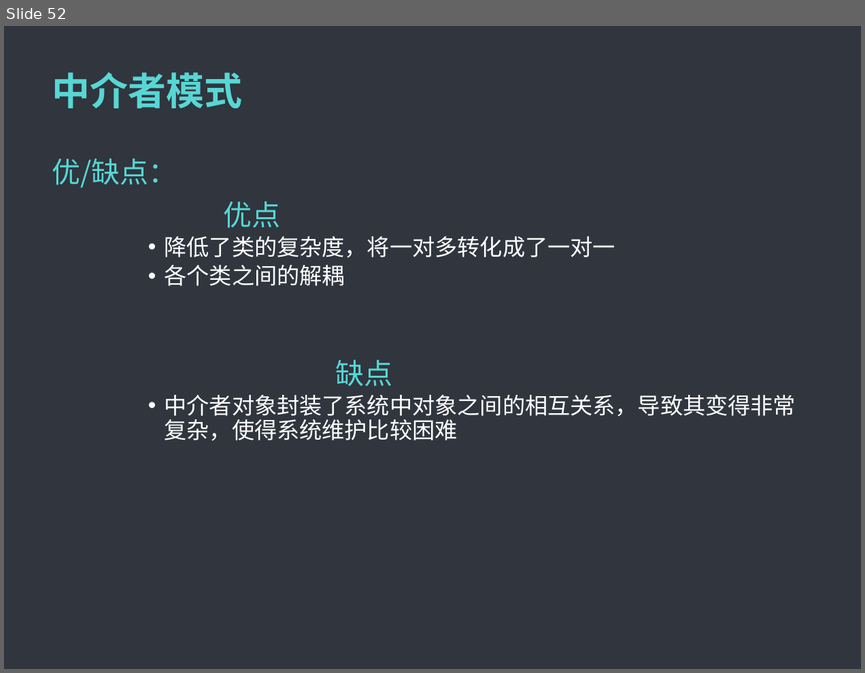
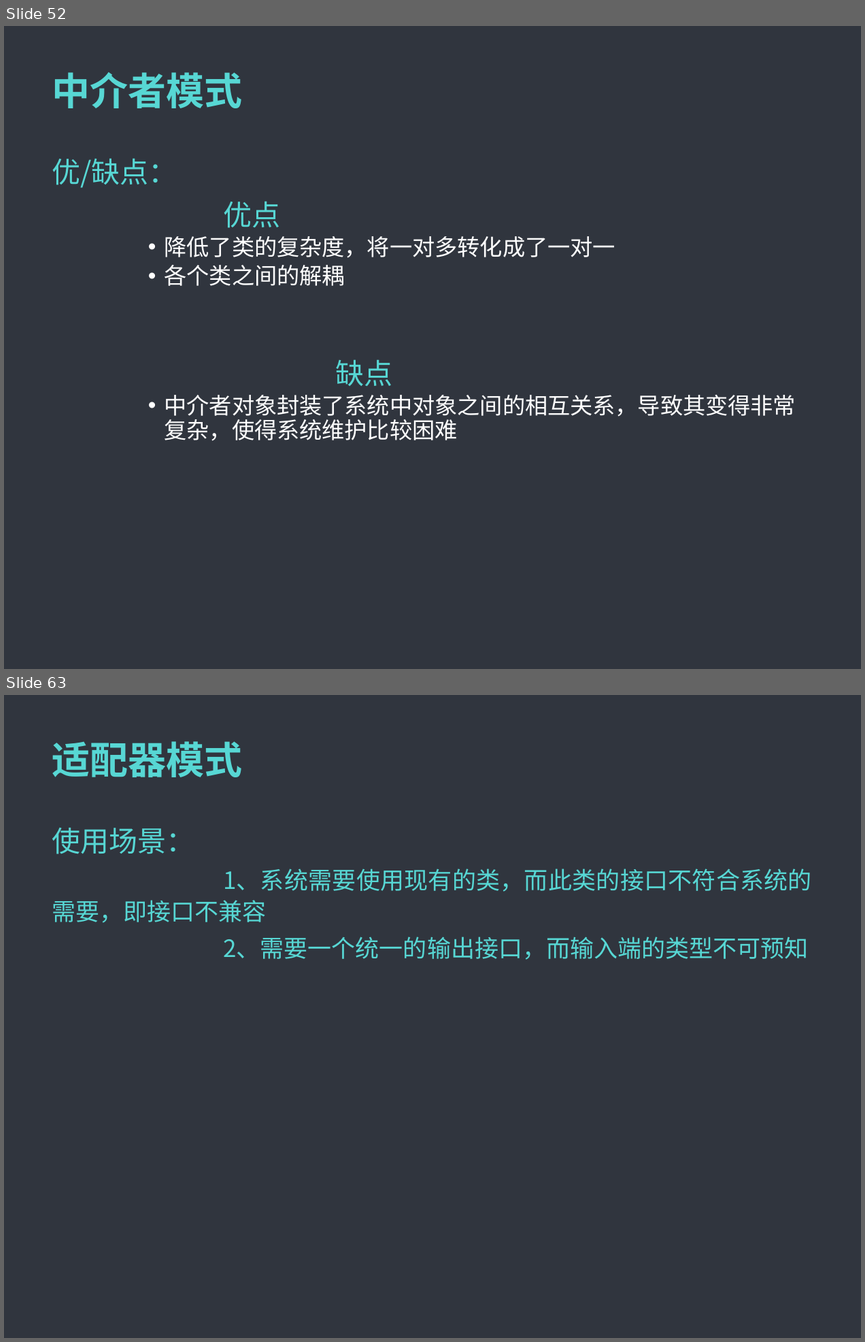
Before and after one commit to MintLy/JavaDesignMode, a slide deck: DesignMode.ppt. Shown one above the other, each under a label of ours: slide 52 before the commit, slides 52 and 63 after it; the slides between them are not shown. The pictures are 865x673 and 865x1342 pixels, drawn with LibreOffice and Linux fonts; fonts in the diff are those of the drawing; background and template pictures are left out. Boxes give left, top, right and bottom in pixels: in the first picture for what was removed or moved away, otherwise in the second. Text is boxed around its words. In the diff, an @@ line names an element or a change of style, - is before the commit and + after.

```diff
--- a/DesignMode.ppt
+++ b/DesignMode.ppt
@@ slide 63 added at <box>4,695,861,1338</box>, background #5F5F5F; not listed: 1 template element that a slide beside it also shows @@
@@ title added at <box>52,741,242,777</box>, 32 pt, text #57D7D4, bold @@
+适配器模式
@@ text added at <box>52,828,812,960</box>, 20 pt, text #57D7D4 @@
+使用场景：
+1、系统需要使用现有的类，而此类的接口不符合系统的需要，即接口不兼容
+2、需要一个统一的输出接口，而输入端的类型不可预知
```
Also in this commit, not shown: 28 other slides added, 26 other files.
